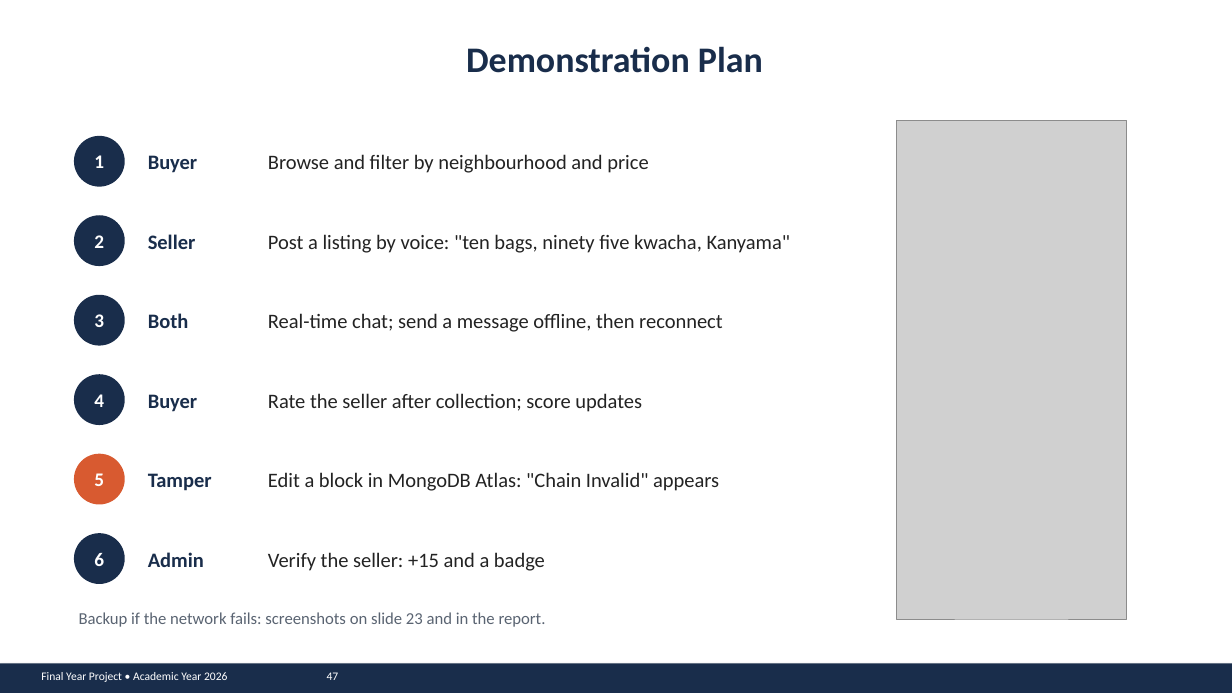
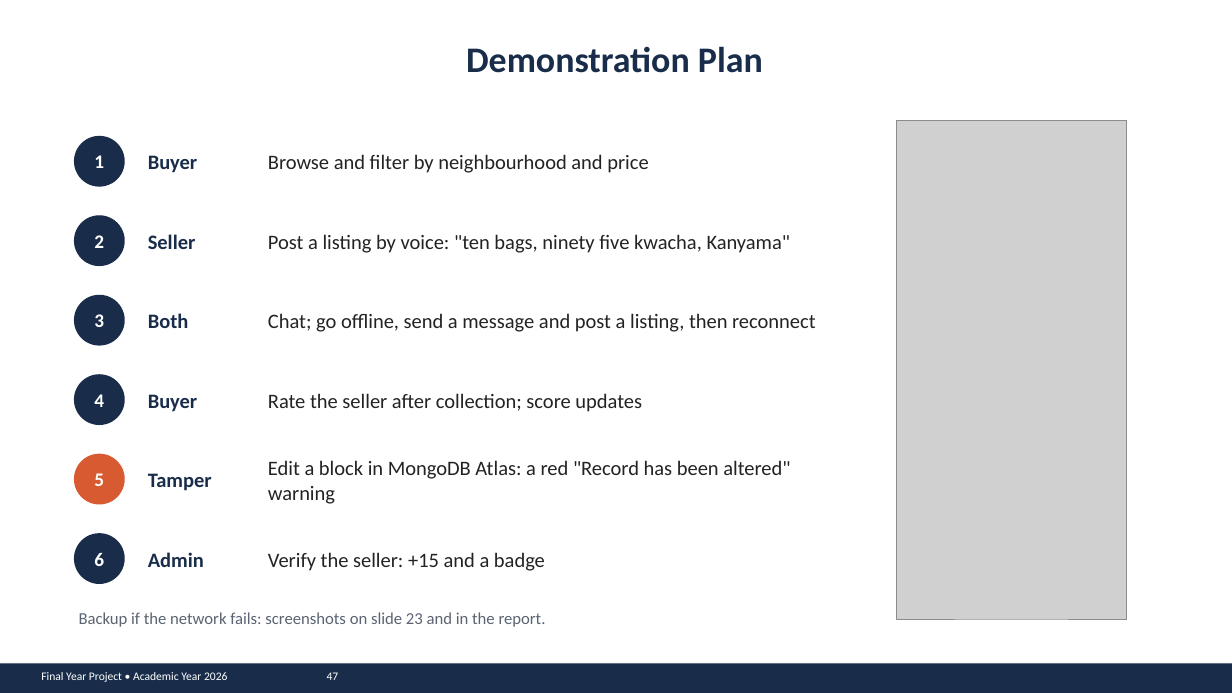
Before and after one commit to john-chola/ZamMarket, a slide deck: slide 47 of docs/presentation/ZamMarket_Presentation.pptx. Drawn at 1232x693 pixels with LibreOffice and Linux fonts; fonts in the diff are those of the drawing; grey boxes stand for pictures. Boxes give left, top, right and bottom in pixels: in the first picture for what was removed or moved away, otherwise in the second. Text is boxed around its words. In the diff, an @@ line names an element or a change of style, - is before the commit and + after.

```diff
--- a/docs/presentation/ZamMarket_Presentation.pptx
+++ b/docs/presentation/ZamMarket_Presentation.pptx
@@ text at (268,313,816,332): text changed @@
-Real-time chat; send a message offline, then reconnect
+Chat; go offline, send a message and post a listing, then reconnect
@@ text at (268,460,790,504): text changed @@
-Edit a block in MongoDB Atlas: "Chain Invalid" appears
+Edit a block in MongoDB Atlas: a red "Record has been altered" warning
```
Also in this commit, not shown: 11 other slides changed, 1 other file.
